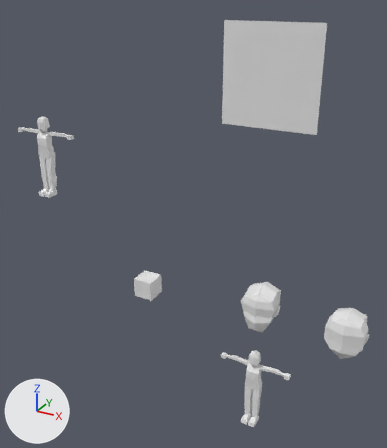
An edit to the glTF model template_psx_charter.glb, drawn before and after from the same camera.
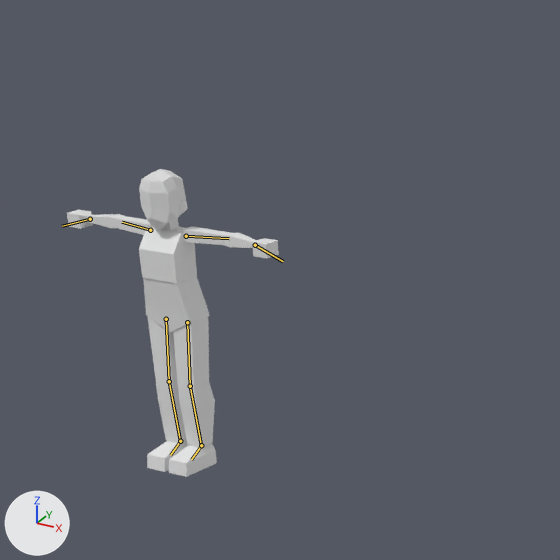
Old and new are each drawn whole from a 50 mm camera at (9.78, -9.92, 4.95) aimed at (4.07, 0.46, -0.24) and again close up on the part from 0% to 38% of the width and 16% to 49% of the height. Arrows for +X, +Y and +Z are at lower left; the lights stay in place. The bones that change are drawn over the model as lines in the close-ups.
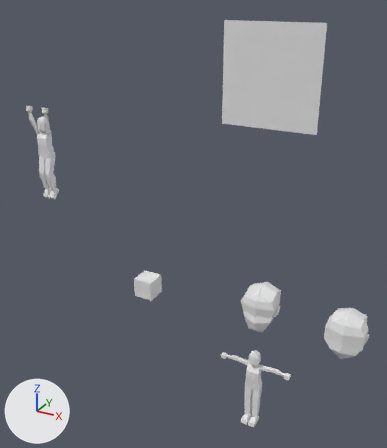
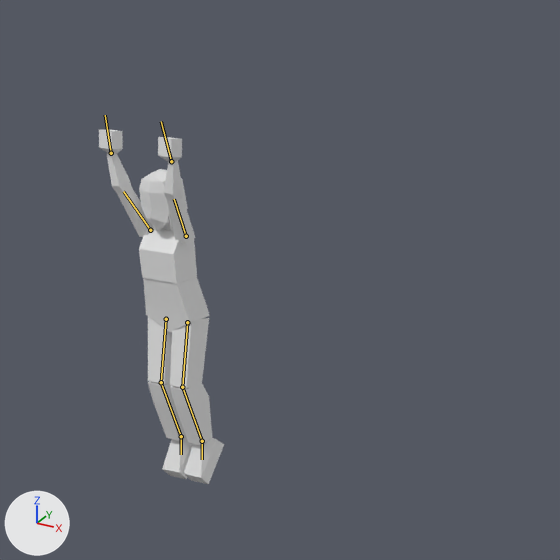
The newer file adds an action. The first version stands in its rest pose; the second is drawn at frame 0 of the action 'grab ledge'.

What differs and where, as boxes (x1, y1, x2, y2) in the close-ups (560 x 560 px):
'Cube.007', posed (8% wider): before (173, 317, 209, 388); after (170, 318, 209, 388)
'Cube.006', posed (13% wider, 6% shorter): before (178, 383, 215, 448); after (170, 384, 212, 445)
'Cube.001', posed (16% narrower, 37% taller): before (169, 443, 217, 477); after (184, 437, 224, 484)
'Cube.009', posed: before (147, 316, 177, 384); after (148, 317, 172, 384)
'Cube.008', posed (22% wider): before (156, 380, 187, 443); after (148, 381, 186, 441)
'Cube.010', posed: before (181, 226, 230, 245); after (167, 197, 195, 244)
'Cube.005', posed: before (147, 440, 189, 472); after (162, 436, 193, 479)
'Cube.012', posed (11% narrower, 24% taller): before (252, 238, 279, 258); after (158, 137, 182, 162)
'Cube.014', posed: before (86, 214, 124, 228); after (107, 153, 132, 194)
'Cube.011', posed (43% narrower, 175% taller): before (223, 233, 257, 248); after (164, 160, 183, 203)
'Cube.013', posed: before (117, 216, 152, 235); after (117, 188, 153, 237)
'Cube.015', posed (7% narrower, 30% taller): before (67, 210, 93, 229); after (99, 129, 123, 154)
bone 'upper_arm.L', root to tip: before (186, 236) to (229, 238); after (186, 236) to (174, 199)
bone 'hand.L', root to tip: before (255, 245) to (283, 261); after (171, 161) to (161, 121)
bone 'upper_arm.R', root to tip: before (150, 230) to (122, 222); after (150, 230) to (123, 191)
bone 'hand.R', root to tip: before (90, 219) to (62, 226); after (111, 153) to (105, 115)
bone 'thigh.L', root to tip: before (187, 322) to (190, 386); after (187, 322) to (182, 387)
bone 'shin.L', root to tip: before (190, 386) to (201, 444); after (182, 387) to (201, 439)
bone 'thigh.R', root to tip: before (166, 319) to (169, 381); after (166, 319) to (161, 382)
bone 'shin.R', root to tip: before (169, 381) to (180, 439); after (161, 382) to (180, 435)
bone 'foot.R', root to tip: before (180, 441) to (170, 455); after (181, 436) to (181, 454)
bone 'foot.L', root to tip: before (201, 445) to (191, 459); after (202, 441) to (202, 459)

The edits, one by one:
Bone 'upper_arm.L' (bone_upper_arm_l) turns from (0, 0, 0) to (152, 8, -102) degrees about its own x, y and z.
Bone 'hand.L' (bone_hand_l) turns from (0, 0, 0) to (-73, 93, -72) degrees about its own x, y and z.
Bone 'upper_arm.R' (bone_upper_arm_r) turns from (0, 0, 0) to (152, -8, 102) degrees about its own x, y and z.
Bone 'hand.R' (bone_hand_r) turns from (0, 0, 0) to (-61, -92, 60) degrees about its own x, y and z.
Bone 'thigh.L' (bone_thigh_l) turns from (0, 0, 0) to (-10, 0, 0) degrees about its own x, y and z.
Bone 'shin.L' (bone_shin_l) turns from (0, 0, 0) to (21, 0, 0) degrees about its own x, y and z.
Bone 'thigh.R' (bone_thigh_r) turns from (0, 0, 0) to (-10, 0, 0) degrees about its own x, y and z.
Bone 'shin.R' (bone_shin_r) turns from (0, 0, 0) to (21, 0, 0) degrees about its own x, y and z.
Bone 'foot.R' (bone_foot_r) moves from (0.0, 0.0, 0.0) to (0.0, -0.024, -0.021).
Bone 'foot.R' (bone_foot_r) turns from (0, 0, 0) to (50, 0, 0) degrees about its own x, y and z.
Bone 'foot.L' (bone_foot_l) moves from (0.0, 0.0, 0.0) to (0.0, -0.024, -0.021).
Bone 'foot.L' (bone_foot_l) turns from (0, 0, 0) to (50, 0, 0) degrees about its own x, y and z.
